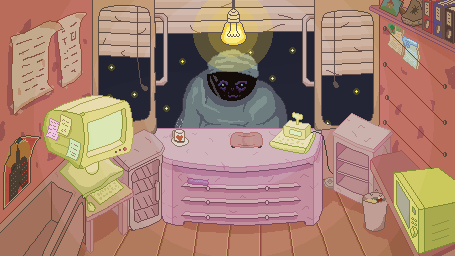
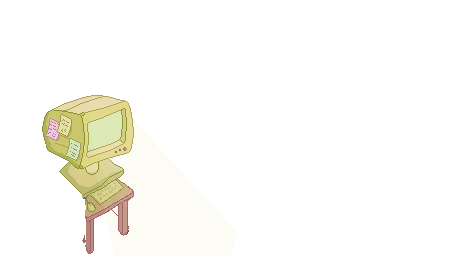
The second 455x256 image is a revision of the first. Changes to its layers:
hid group "Items" (15 layers) over [0, 0, 443, 256]
removed group "item 1" (17 layers) from group "Items" over [0, 0, 443, 256]
hid group "LineArt" (1st of 3, in "Painting" › "Items") (7 layers), moved it into group "Items" over [0, 0, 443, 256]
hid "Layer 22 copy" over [0, 0, 443, 256]
hid group "Coloring" (1st of 2, in "Painting" › "Items") (6 layers), moved it into group "Items" over [187, 23, 420, 186]
hid "Layer 47" over [370, 150, 455, 256]
painted on "Layer 84" over [0, 0, 443, 256]
hid "Layer 25" over [337, 26, 455, 168]
hid "Layer 23 copy 2" over [155, 6, 395, 106]
hid "Layer 41" over [3, 135, 388, 210]
hid "Layer 61" over [113, 180, 367, 256]
showed "Rectangle 1" over [84, 110, 238, 256]
hid "Layer 52" over [155, 13, 315, 87]
hid "Layer 48" over [0, 183, 85, 256]
hid "Layer 68" over [55, 2, 388, 220]
hid "Layer 54 copy" over [99, 0, 455, 75]
hid "Layer 50" over [92, 0, 380, 134]
hid "Layer 64" over [0, 19, 455, 161]
hid "Layer 34" over [0, 0, 455, 256]
hid "Customer 2 (merged)" over [174, 49, 288, 128]
hid "Stars" over [106, 47, 360, 127]
hid "Layer 55" over [27, 0, 447, 190]
hid "Sketch" over [0, 0, 455, 256]
hid "Polygon 1" over [0, 0, 455, 256]
…and 35 more changes (1 painted, 2 removed, 1 stack, 33 visibility)
